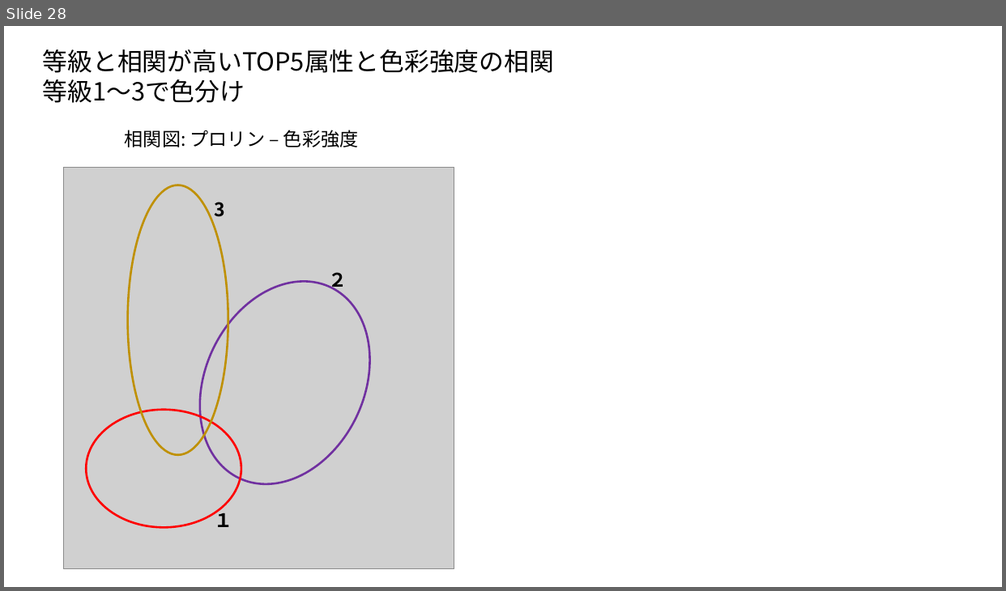
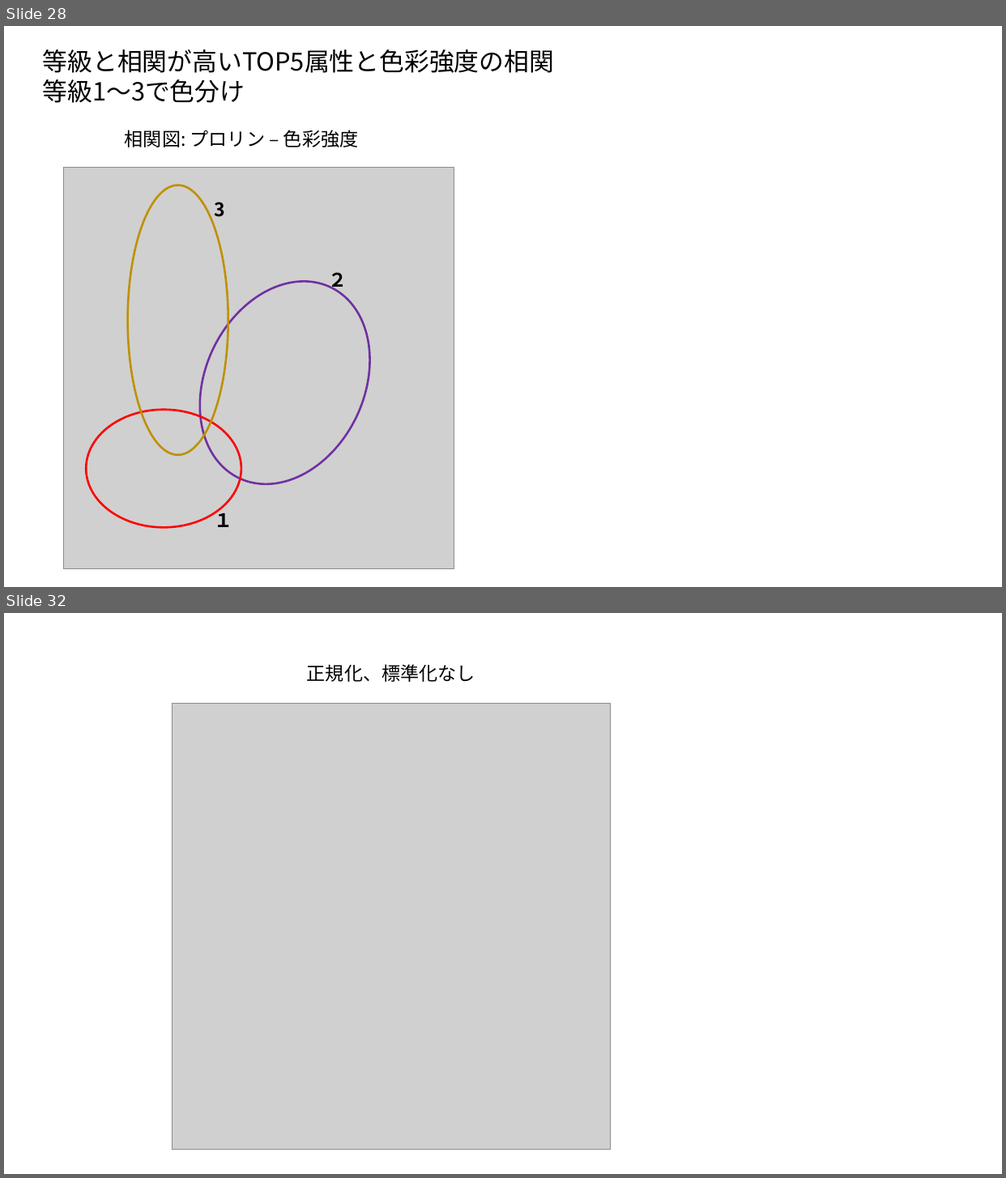
Before and after one commit to ShisatoYano/PythonPrograms, a slide deck: Analysis_Origine_Wine/Report.pptx. Shown one above the other, each under a label of ours: slide 28 before the commit, slides 28 and 32 after it; the slides between them are not shown. The pictures are 1006x591 and 1006x1178 pixels, drawn with LibreOffice and Linux fonts; fonts in the diff are those of the drawing; grey boxes stand for pictures. Boxes give left, top, right and bottom in pixels: in the first picture for what was removed or moved away, otherwise in the second. Text is boxed around its words. In the diff, an @@ line names an element or a change of style, - is before the commit and + after.

```diff
--- a/Analysis_Origine_Wine/Report.pptx
+++ b/Analysis_Origine_Wine/Report.pptx
@@ slide 32 added at [4,613,1002,1174], background #FFFFFF @@
@@ text added at [307,664,475,682], 18 pt, text #000000 @@
+正規化、標準化なし
@@ picture added at [172,703,610,1150] @@
```
Also in this commit, not shown: 3 slides changed, 13 other slides added, 4 other files.
